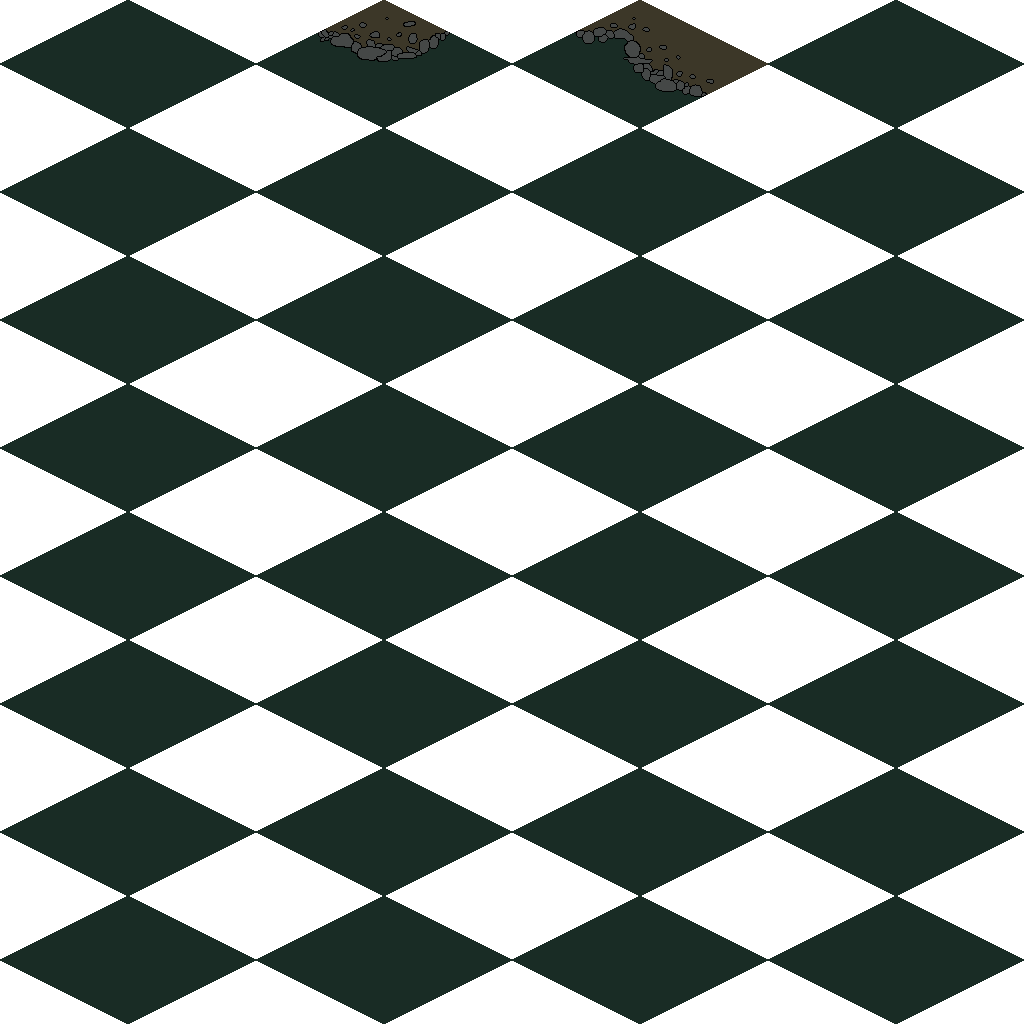
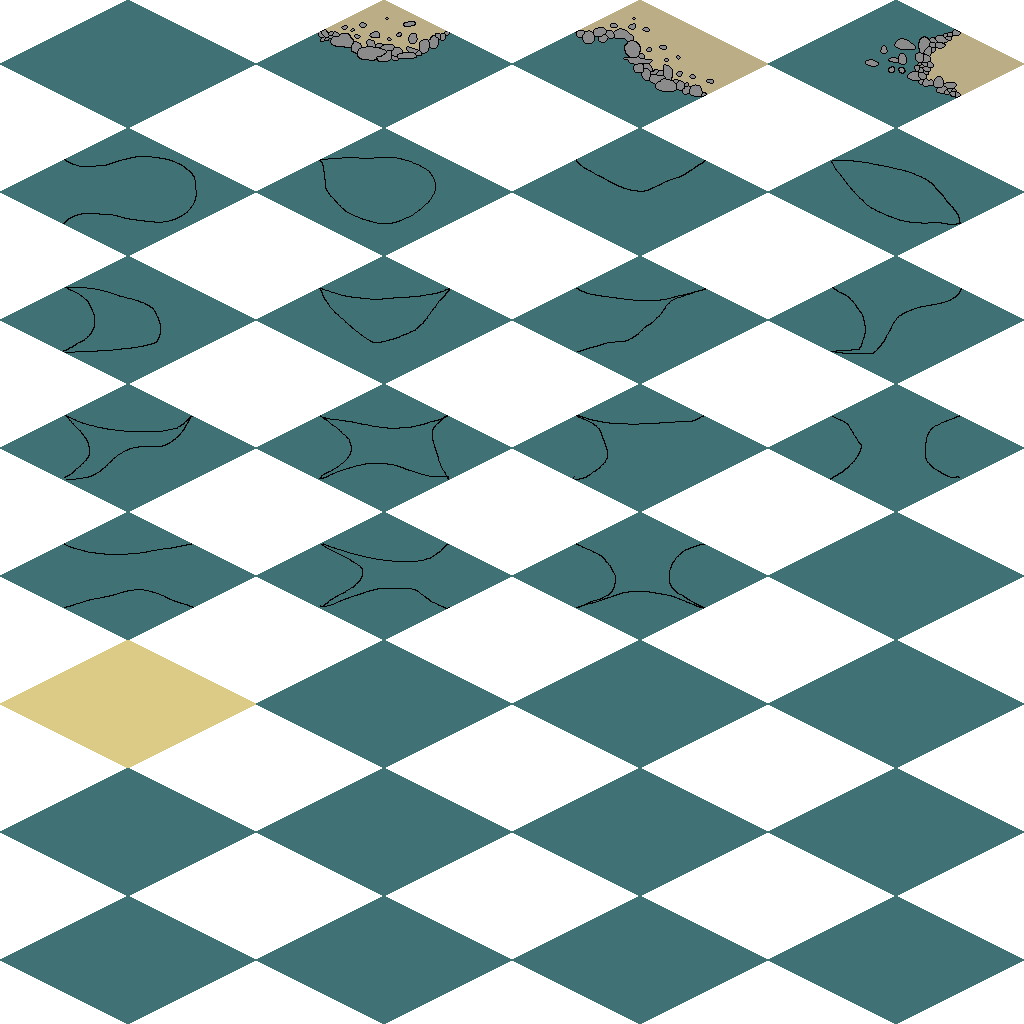
Layer changes from the first 1024 × 1024 image to the second:
painted on "Water-Sand" over [0, 0, 1024, 1024]
